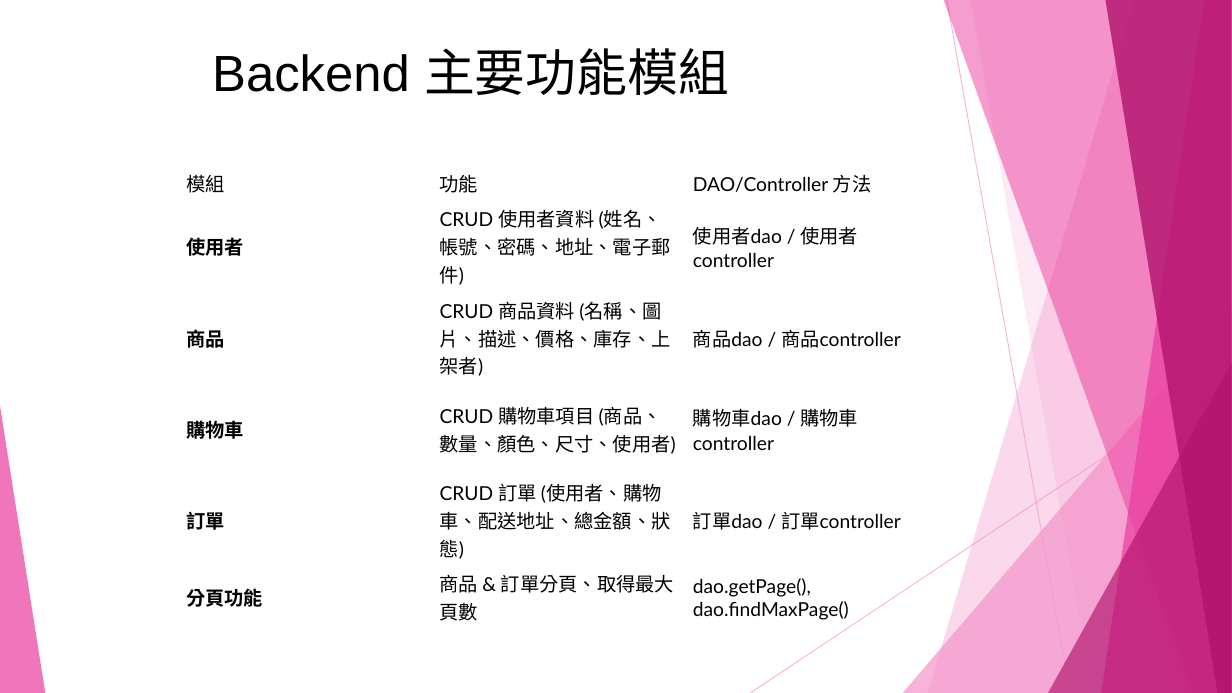
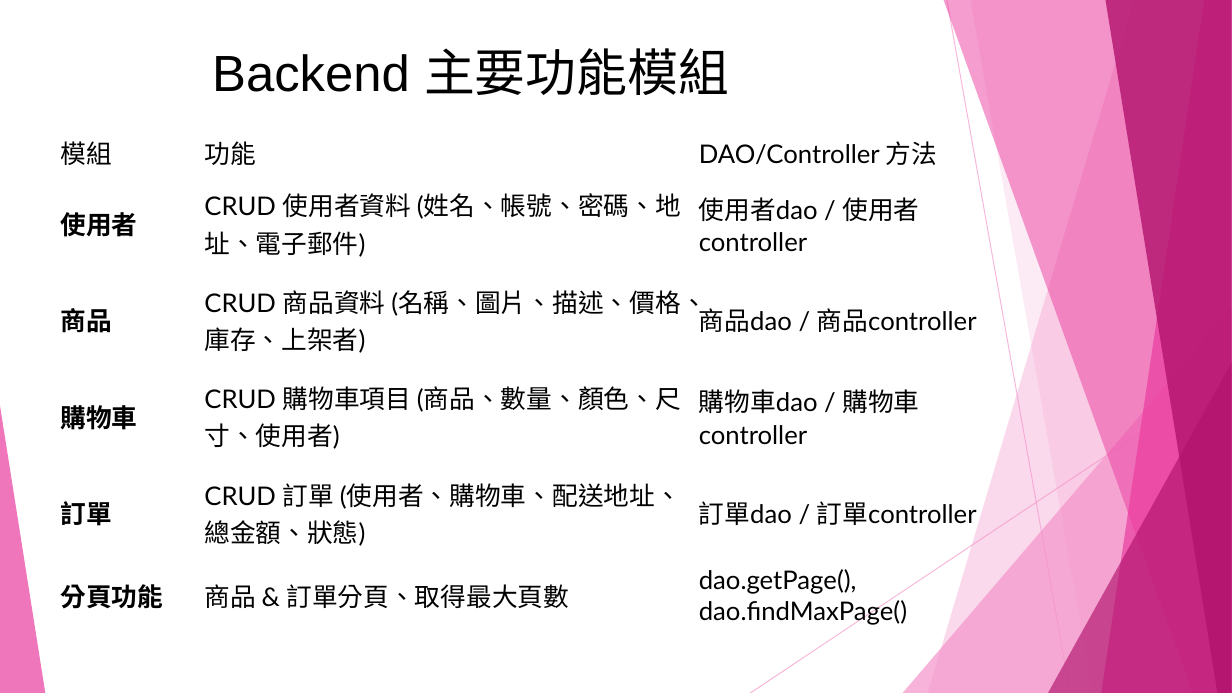
Before and after one commit to shoppingpd/powerpoint, a slide deck: slide 19 of ShoppingBuy專案1.pptx (slide 17 before the commit). Drawn at 1232x693 pixels with LibreOffice and Linux fonts; fonts in the diff are those of the drawing. Boxes give left, top, right and bottom in pixels: in the first picture for what was removed or moved away, otherwise in the second. Text is boxed around its words. In the diff, an @@ line names an element or a change of style, - is before the commit and + after.

```diff
--- a/ShoppingBuy專案1.pptx
+++ b/ShoppingBuy專案1.pptx
@@ table at [53, 130, 1005, 630] @@
@@ size 15 to 20 pt @@
@@ table: place and size @@
-table at [178, 165, 938, 625]
+table at [53, 130, 1005, 630]
```
Also in this commit, not shown: 12 other slides changed, 3 slides added.
